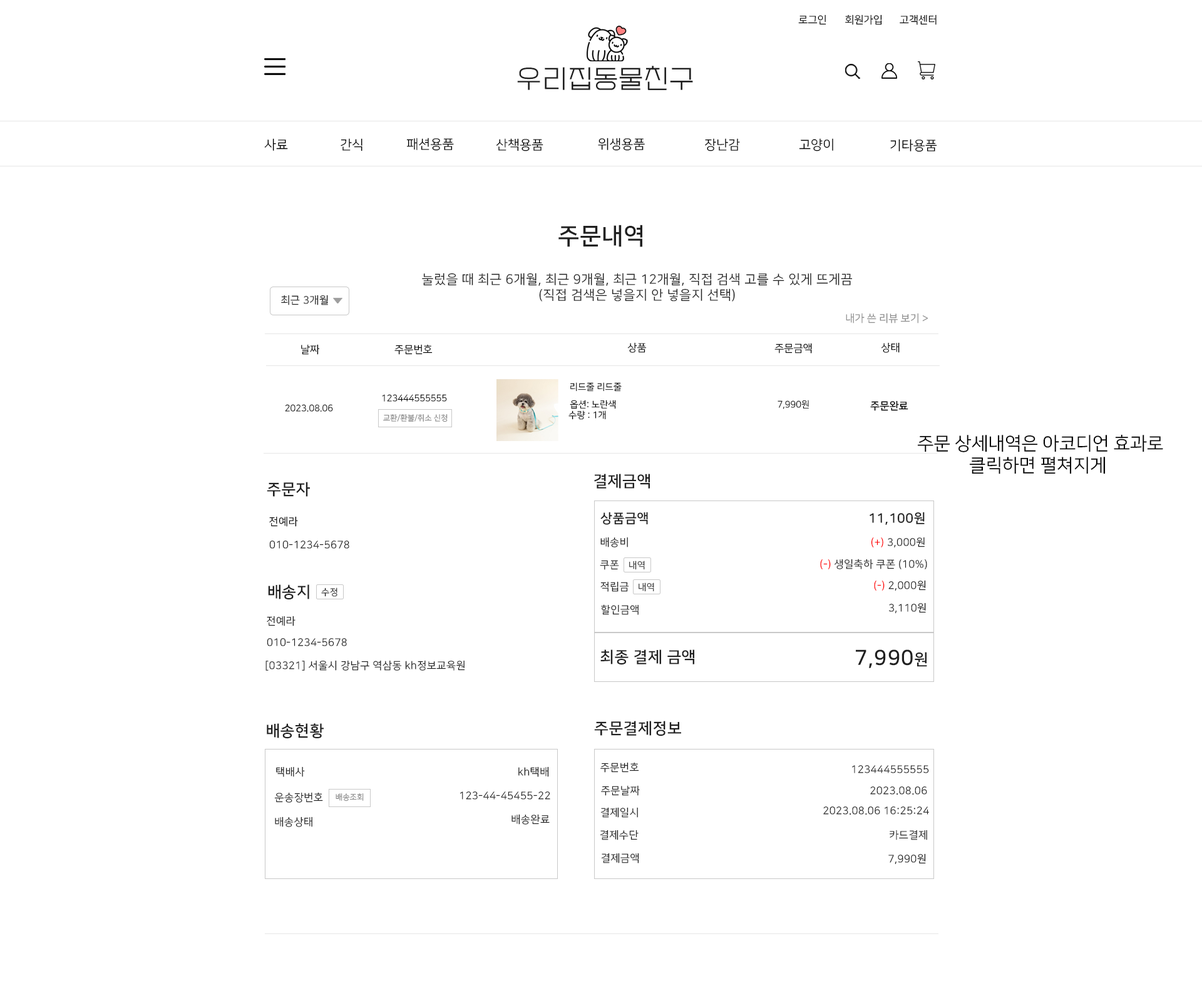
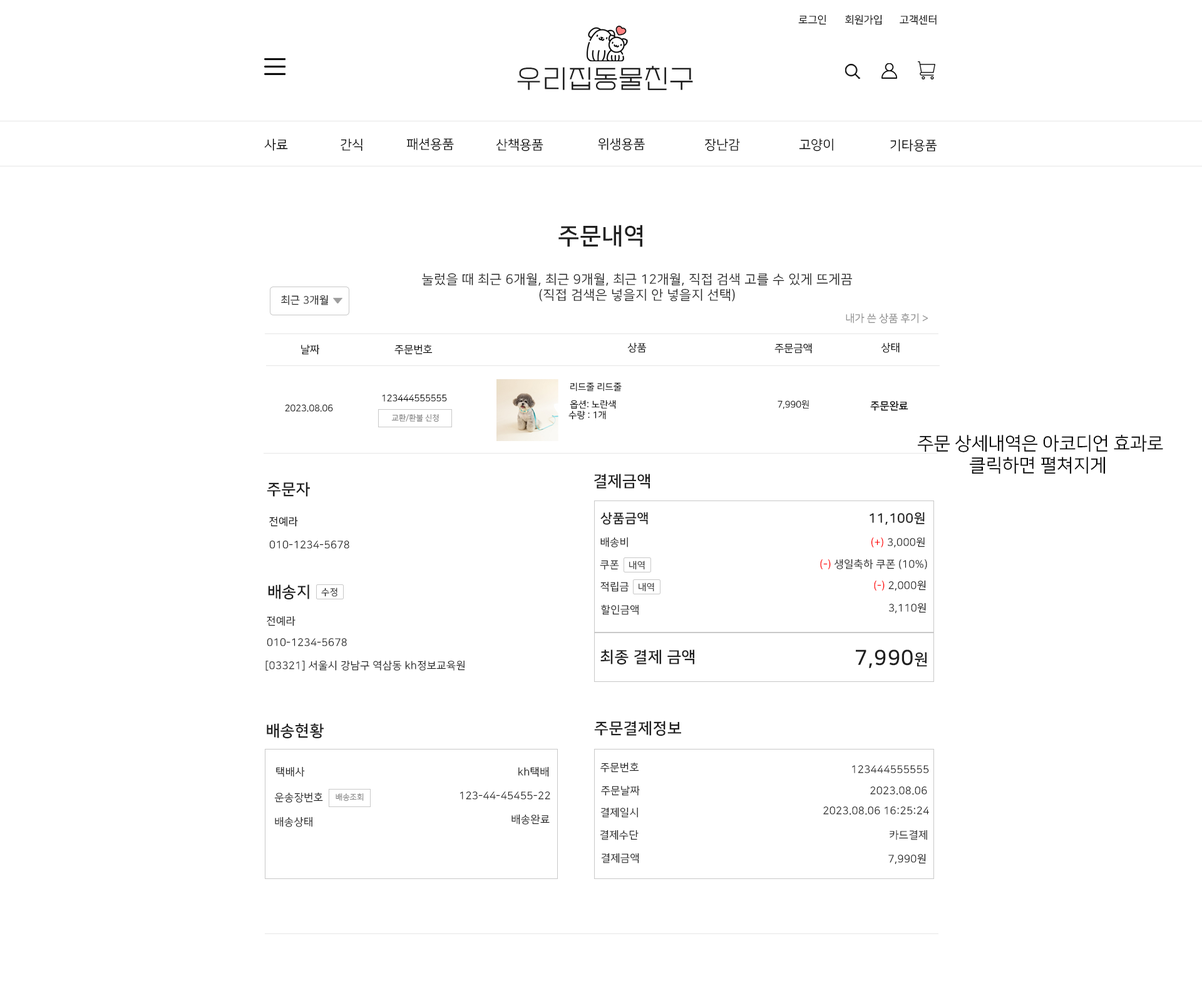
Two versions of the same layered image (1202px x 1001px). Layer-by-layer changes:
renamed "내가 쓴 리뷰 보기 >" to "내가 쓴 상품 후기 >", painted on it over [878, 312, 911, 324]
renamed "교환/환불/취소 신청" to "교환/환불 신청", painted on it over [383, 414, 448, 423]
